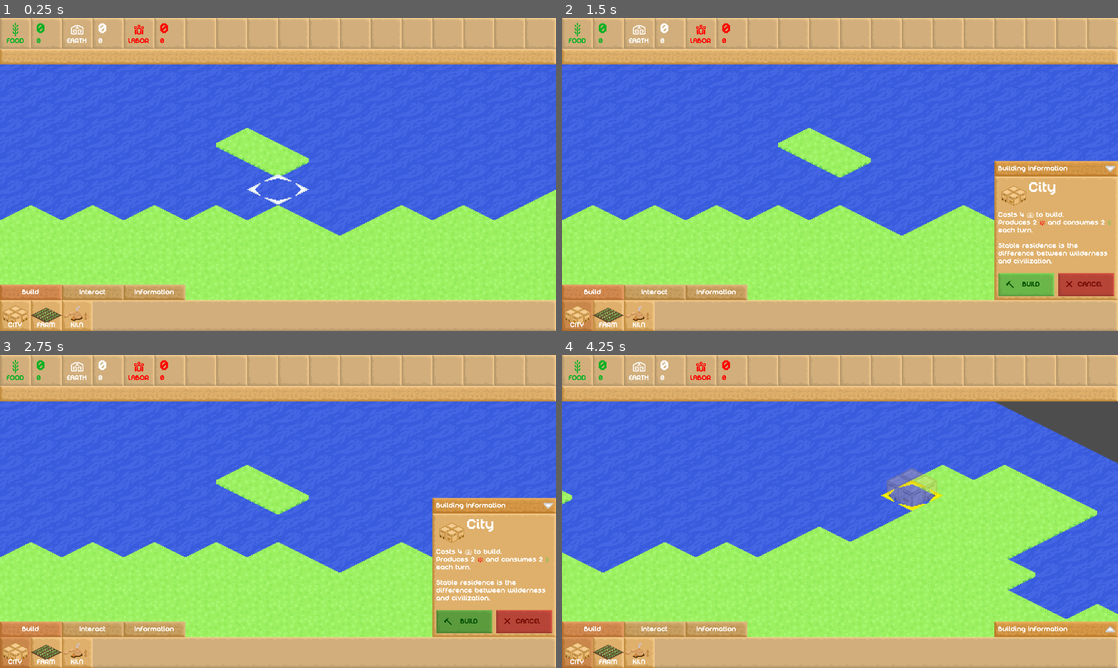
Above: before the commit, frames 1-4 (two rows, left to right).
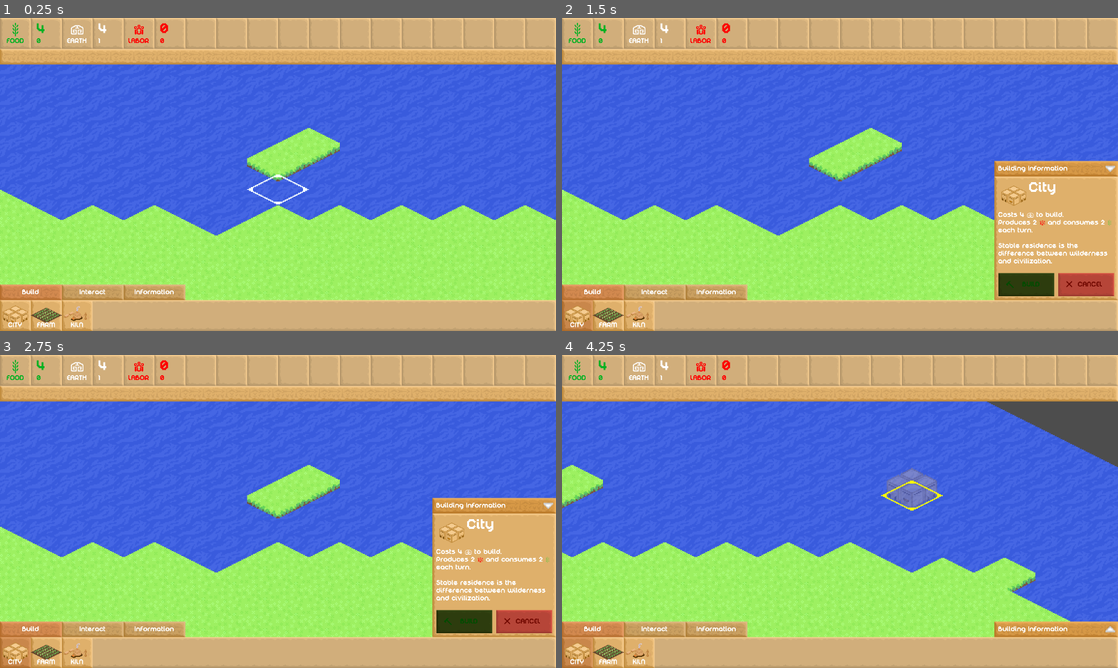
Above: after the commit, the same moments.

Repository: scoopish102/Babel
Game: Godot game, scene res://code/scenes/game.tscn
Same seed, same stepped clock (60 frames per second), same inputs: the game is played once before the commit and once after it.
Inputs (mouse positions are in pixels of both pictures, inside the frame that each line leads up to):
- Up to frame 1 (0.25 s): no input
- Up to frame 2 (1.5 s): click (595, 293) at 0.52 s; click (578, 315) at 1.27 s
- Up to frame 3 (2.75 s): click (467, 621) at 2 s, where only the run before the commit has a clickable "BUILD"
- Up to frame 4 (4.25 s): click (1112, 505) at 2.75 s; tap Enter at 3.5 s; move the mouse to (962, 495) at 3.52 s; hold Right (ui_right) from 3.53 s (still down); tap Space (ui_select) at 3.6, 3.77, 4.07 s

The runs differ from the first frame. In frame 1, 3.3% of the frame differs, in the area x 0-100%, y 1-70%; in frame 2, 3.7%; in frame 3, 3.7%; in frame 4, 11%, in the area x 0-100%, y 1-86%.
Error before the commit: Invalid access to property or key 'res' on a base object of type 'Dictionary'. (res://code/scripts/game.gd:32)

Commit message:
fixed some glitches, hooked soem signals

Diff:
--- a/code/scenes/cursor.tscn
+++ b/code/scenes/cursor.tscn
@@ -1,8 +1,9 @@
-[gd_scene load_steps=5 format=3 uid="uid://bcfbmg4eyck7n"]
+[gd_scene load_steps=6 format=3 uid="uid://bcfbmg4eyck7n"]
 
 [ext_resource type="Texture2D" uid="uid://c12vlpq5rosds" path="res://assets/graphics/ui.png" id="1_155p2"]
 [ext_resource type="Script" uid="uid://bytgmw7b4d75u" path="res://code/scripts/cursor.gd" id="1_nnlxc"]
 [ext_resource type="SpriteFrames" uid="uid://ds2lwk6c4bx85" path="res://code/resources/buildingSprites.tres" id="3_67u12"]
+[ext_resource type="Texture2D" uid="uid://c5vfq611uceik" path="res://assets/graphics/buildings.png" id="3_tsft6"]
 
 [sub_resource type="AtlasTexture" id="AtlasTexture_76byq"]
 atlas = ExtResource("1_155p2")
@@ -11,12 +12,30 @@
 [node name="Cursor" type="Node2D"]
 script = ExtResource("1_nnlxc")
 
+[node name="building" type="AnimatedSprite2D" parent="."]
+modulate = Color(1, 1, 1, 0.294118)
+z_index = 1
+y_sort_enabled = true
+scale = Vector2(2, 2)
+sprite_frames = ExtResource("3_67u12")
+animation = &"City"
+
 [node name="Sprite" type="Sprite2D" parent="."]
+z_index = 1
 scale = Vector2(2, 2)
 texture = SubResource("AtlasTexture_76byq")
 
-[node name="building" type="AnimatedSprite2D" parent="."]
-modulate = Color(1, 1, 1, 0.294118)
+[node name="spriteOverlay" type="Sprite2D" parent="."]
+modulate = Color(1, 1, 1, 0.509804)
+z_index = 3
 scale = Vector2(2, 2)
-sprite_frames = ExtResource("3_67u12")
-animation = &"City"
+texture = SubResource("AtlasTexture_76byq")
+
+[node name="overlay" type="Sprite2D" parent="."]
+visible = false
+modulate = Color(0, 0, 0, 0.0784314)
+z_index = 1
+scale = Vector2(2, 2)
+texture = ExtResource("3_tsft6")
+region_enabled = true
+region_rect = Rect2(160, 48, 64, 32)
--- a/code/scenes/customOptionButton.tscn
+++ b/code/scenes/customOptionButton.tscn
@@ -63,5 +63,5 @@
 vertical_alignment = 1
 
 [node name="Timer" type="Timer" parent="."]
-wait_time = 0.1
+wait_time = 0.25
 one_shot = true
--- a/code/scenes/game.tscn
+++ b/code/scenes/game.tscn
@@ -9,6 +9,7 @@
 script = ExtResource("1_vx8kw")
 gameSize = Vector2i(20, 20)
 noise = ExtResource("2_iabw2")
+metadata/_edit_horizontal_guides_ = [324.0]
 
 [node name="CanvasLayer" type="CanvasLayer" parent="."]
 
--- a/code/scenes/tileDisplay.tscn
+++ b/code/scenes/tileDisplay.tscn
@@ -13,6 +13,7 @@
 animation = &"Dirt"
 
 [node name="building" type="AnimatedSprite2D" parent="."]
+z_index = 2
 sprite_frames = ExtResource("3_da8dj")
 animation = &"None"
 frame_progress = 0.0164739
--- a/code/scenes/tilemapDisplay.tscn
+++ b/code/scenes/tilemapDisplay.tscn
@@ -5,11 +5,13 @@
 [ext_resource type="PackedScene" uid="uid://bcfbmg4eyck7n" path="res://code/scenes/cursor.tscn" id="3_xsebq"]
 
 [node name="tilemapDisplay" type="Node2D"]
+y_sort_enabled = true
 script = ExtResource("1_7lw31")
 tileDisplayScene = ExtResource("2_y4n5u")
 
 [node name="Cursor" parent="." instance=ExtResource("3_xsebq")]
-z_index = 999
+z_index = 1
+y_sort_enabled = true
 defaultColor = Color(0.960784, 1, 1, 1)
 selectedColor = Color(1, 1, 0, 1)
 invalidColor = Color(1, 0, 0, 1)
--- a/code/scripts/buildingScripts.gd
+++ b/code/scripts/buildingScripts.gd
@@ -1,9 +1,9 @@
 class_name BuildingScripts extends Object
 
 class Building extends Object:
-	static var cost : Dictionary
-	static var budget : Dictionary
-	static var buildingName : String
+	var cost : Dictionary[StringName, int]
+	var budget : Dictionary[StringName, int]
+	var buildingName : StringName
 
 	func _init():
 		pass
@@ -12,37 +12,36 @@
 		pass
 
 class ProductionBuilding extends Building:
-	static var workerSlots : int
+	var workerSlots : int
 	var workers : int
 
-	func update() -> Dictionary:
-		var totalBudget : Dictionary
+	func update() -> Dictionary[StringName, int]:
+		var totalBudget : Dictionary[StringName, int] = {}
 		for worker in range(self.workers):
-			totalBudget = {}
-			#totalBudget = totalBudget.merge(self.budget)
+			totalBudget = ResourceScripts.mergeTickets(totalBudget, self.budget)
 			#^^^ MERGE BUDGETS, WRITE A FUNCTION FOR THAT LATER LOL
 		return totalBudget
 
 class StationBuilding extends Building:
-	func update() -> Dictionary:
+	func update() -> Dictionary[StringName, int]:
 		return self.budget
 
 class City extends StationBuilding:
 	func _init():
-		cost = {&"Earth": -4}
-		budget = {&"Food": -2, &"Labor": 2}
-		buildingName = &"City"
+		self.cost = {&"Earth": -4}
+		self.budget = {&"Food": -2, &"Labor": 2}
+		self.buildingName = &"City"
 
 class Farm extends ProductionBuilding:
 	func _init():
-		cost = {&"Earth": -4}
-		budget = {&"Food": 2, &"Labor": -1}
-		buildingName = &"Farm"
-		workerSlots = 2
+		self.cost = {&"Earth": -4}
+		self.budget = {&"Food": 2, &"Labor": -1}
+		self.buildingName = &"Farm"
+		self.workerSlots = 2
 
 class Kiln extends ProductionBuilding:
 	func _init():
-		cost = {&"Earth": -4}
-		budget = {&"Earth": 1, &"Labor": -1}
-		buildingName = &"Kiln"
-		workerSlots = 2
+		self.cost = {&"Earth": -4}
+		self.budget = {&"Earth": 1, &"Labor": -1}
+		self.buildingName = &"Kiln"
+		self.workerSlots = 2
--- a/code/scripts/cursor.gd
+++ b/code/scripts/cursor.gd
@@ -1,6 +1,8 @@
 class_name Cursor extends Node2D
 
 @onready var sprite := $Sprite
+@onready var overlay := $overlay
+@onready var spriteOverlay := $spriteOverlay
 @onready var building := $building
 var tile : Vector2i = Vector2i.ZERO
 var tileDisplay : Vector2i = Vector2i.ZERO
@@ -18,7 +20,9 @@
 func set_selected(selected: bool):
 	self.selected = selected
 
-func process(pos: Vector2, outOfBounds: bool):
+func process(pos: Vector2, outOfBounds: bool, z: int):
+	#sprite.z_index = z + 1
+	#overlay.z_index = z + 3
 	self.outOfBounds = outOfBounds
 	if self.outOfBounds:
 		visible = false
@@ -27,11 +31,16 @@
 	self.global_position = pos
 	if selected:
 		sprite.modulate = selectedColor
+		spriteOverlay.modulate = selectedColor
+		spriteOverlay.modulate.a = 0.5
 	else:
 		sprite.modulate = defaultColor
+		spriteOverlay.modulate = defaultColor
+		spriteOverlay.modulate.a = 0.5
 
 func _unhandled_input(event):
 	if not self.outOfBounds and event.is_action_released("ui_select"):
 		self.selected = not self.selected
-		print(self.tile)
+		#print(self.tile)
+		#print(self.tile.x + self.tile.y * Global.mapSize.x)
 	pass
--- a/code/scripts/game.gd
+++ b/code/scripts/game.gd
@@ -9,7 +9,7 @@
 var tilemap : GameTilemap
 
 class Player:
-	var resources : Dictionary
+	var resources : Dictionary[StringName, ResourceScripts.RResource]
 	var score : int
 
 	func _init():
@@ -20,19 +20,32 @@
 			&"Labor": ResourceScripts.RResource.new(&"Labor", 0, true)}
 		self.score = 0
 
-	func redeemCost(ticket: Dictionary):
-		for resource in ticket.res:
-			if resource in self.res: self.res[resource].addAmount(ticket.res[resource])
+	func redeemCost(ticket: Dictionary[StringName, int]):
+		for resource in ticket.keys():
+			if resource in self.resources.keys(): self.resources[resource].addAmount(ticket[resource])
 
-	func redeemBudget(ticket: Dictionary):
-		for resource in ticket.res:
-			if resource in self.res: self.res[resource].change += ticket.res[resource]
+	func redeemBudget(ticket: Dictionary[StringName, int]):
+		for resource in ticket.keys():
+			if resource in self.resources.keys(): self.resources[resource].addChange(ticket[resource])
 
-	func canBeRedeemed(ticket: Dictionary) -> bool:
-		for resource in ticket.res:
-			print(resource)
-			if not (self.resources[resource].amount + ticket.res[resource] >= 0): return false
+	func canBeRedeemed(ticket: Dictionary[StringName, int]) -> bool:
+		for resource in ticket.keys():
+			#print(resource)
+			if not (self.resources[resource].getAmount() + ticket[resource] >= 0): return false
 		return true
+
+	func compileBuildingBudgets(buildingMap: Array[BuildingScripts.Building]) -> Dictionary[StringName, int]:
+		var finalBudget: Dictionary[StringName, int] = {}
+		for building in buildingMap:
+			if not building == null:
+				finalBudget = ResourceScripts.mergeTickets(finalBudget, building.update())
+		return finalBudget
+
+	func process(buildingMap: Array[BuildingScripts.Building]):
+		for res in self.resources.keys():
+			self.resources[res].change = 0
+		var buildingBudget : Dictionary[StringName, int] = compileBuildingBudgets(buildingMap)
+		redeemBudget(buildingBudget)
 
 	func update():
 		for resource in self.res:
@@ -46,22 +59,32 @@
 	tilemap = GameTilemap.new(gameSize)
 	tilemap.generateWorld(noise)
 	tilemapDisplay.start(tilemap)
-	print(player.resources)
+	#print(player.resources)
 	#ui.updateCursor.connect(updateCursorDisplay)
 	#ui.cursorSelect.connect(tilemapDisplay.cursor.set_selected)
+	#print(ResourceScripts.mergeTickets({&"A": 2, &"B": -2}, {&"A": 2, &"C": 2}))
 
 func _process(delta):
 	tilemapDisplay.process(delta, tilemap, get_global_mouse_position())
 	ui.process(player, tilemapDisplay.cursor.tile, tilemapDisplay.cursor.selected)
+	player.process(tilemap.buildingMap)
+	if Input.is_action_just_pressed("ui_debug"): pass
+		#var tileAtMouse = tilemapDisplay.screenPositionToTileCoordinates(get_global_mouse_position())
+		#print(tileAtMouse)
+		#print(tilemap.terrainMap[tileAtMouse.x + tileAtMouse.y * tilemap.mapSize.x])
+		#if tilemapDisplay.checkCoordsOutOfBounds(tilemap, tileAtMouse): print("abc")
+		#print(tilemapDisplay.cursor.tile.x + tilemapDisplay.cursor.tile.y * tilemap.mapSize.x)
+		#print(tilemap.buildingMap[tilemapDisplay.cursor.tile.x + tilemapDisplay.cursor.tile.y * Global.mapSize.x].buildingName)
 
 func updateCursorDisplay(buildingType: StringName):
 	tilemapDisplay.cursor.building.set_animation(buildingType)
 
 func updateBuildingAtCursor(building: BuildingScripts.Building):
-	tilemap.buildingMap[tilemapDisplay.cursor.tile.x + tilemapDisplay.cursor.tile.y * Global.mapSize.x] = building
+	tilemap.buildingMap[tilemapDisplay.cursor.tile.x + tilemapDisplay.cursor.tile.y * tilemap.mapSize.x] = building
+	#print(tilemap.buildingMap[tilemapDisplay.cursor.tile.x + tilemapDisplay.cursor.tile.y * Global.mapSize.x])
 
 func updateTileAtCursor(tile: GameTilemap.Terrain):
-	tilemap.tileMap[tilemapDisplay.cursor.tile.x + tilemapDisplay.cursor.tile.y * Global.mapSize.x] =  tile
+	tilemap.tileMap[tilemapDisplay.cursor.tile.x + tilemapDisplay.cursor.tile.y * tilemap.mapSize.x] =  tile
 
 func attemptPlaceTile(tile: GameTilemap.Terrain): pass
 
@@ -82,6 +105,6 @@
 	#print(cursorSelected, cost.canBeRedeemed(player.resources))
 	#print(player.canBeRedeemed(cost))
 	player.canBeRedeemed(cost)
-	ui.infoBox.build.disabled = false#(not cursorSelected) or (not cost.canBeRedeemed(player.resources))
+	ui.infoBox.build.disabled = (not cursorSelected) or (not player.canBeRedeemed(cost))
 	building.call_deferred("free")
 	#ui.infoBox.cancel.disabled = (not cursorSelected)
--- a/code/scripts/resourceScripts.gd
+++ b/code/scripts/resourceScripts.gd
@@ -6,19 +6,31 @@
 	var change : int
 	var isBudget : bool
 
-	func _init(_name: String, _amount: int = 0, _isBudget: bool=false):
+	func _init(name: String, amount: int = 0, isBudget: bool=false):
 		self.name = name
 		self.amount = amount
 		self.change = 0
 		self.isBudget = isBudget
 
-	func addAmount(_amount: int):
+	func addAmount(amount: int):
 		self.amount += amount
 		self.boundAmounts()
 
-	func setAmount(_amount: int):
+	func addChange(change: int):
+		self.change += change
+
+	func setAmount(amount: int):
 		self.amount = amount
 		self.boundAmounts()
+
+	func setChange(change: int):
+		self.change = change
+
+	func getAmount() -> int:
+		return self.amount
+
+	func getChange() -> int:
+		return self.change
 
 	func boundAmounts(debug=false):
 		if self.amount > 0:
@@ -29,6 +41,17 @@
 		if self.isBudget: self.amount = 0
 		self.amount += self.change
 		self.boundAmounts()
+
+static func mergeTickets(ticket1: Dictionary[StringName, int], ticket2: Dictionary[StringName, int]) -> Dictionary[StringName, int]:
+	var result : Dictionary[StringName, int]
+	for res in ticket1.keys():
+		if not res in result.keys(): result[res] = 0
+		result[res] += ticket1[res]
+	for res in ticket2.keys():
+		if not res in result.keys(): result[res] = 0
+		result[res] += ticket2[res]
+	#print(result)
+	return result
 
 """class RResourceTicket extends Object:
 	var res : Dictionary
--- a/code/scripts/tileDisplay.gd
+++ b/code/scripts/tileDisplay.gd
@@ -14,6 +14,7 @@
 func updateDisplay(_terrain, _building):
 	self.terrain = _terrain
 	self.building = _building
+	#if self.building != null: print("bananana")
 	updateSprite()
 
 func updateSprite(outOfBounds: bool = false):
@@ -34,15 +35,9 @@
 			terrainDisplay.set_animation(&"Dirt")
 		GameTilemap.Terrain.PLATFORM:
 			terrainDisplay.set_animation(&"Platform")
-	match typeof(self.building):
-		null:
-			buildingDisplay.set_animation(&"None")
-		BuildingScripts.City:
-			buildingDisplay.set_animation(&"City")
-		BuildingScripts.Farm:
-			buildingDisplay.set_animation(&"Farm")
-		BuildingScripts.Kiln:
-			buildingDisplay.set_animation(&"Kiln")
+	if self.building == null: buildingDisplay.set_animation(&"None")
+	else:
+		buildingDisplay.set_animation(self.building.buildingName)
 
 func outOfBoundsDisplay():
 	self.terrain = GameTilemap.Terrain.NONE
@@ -53,5 +48,6 @@
 	position = Vector2((mapPosition.x-mapPosition.y) * Global.tileSize.x/2,
 			(mapPosition.x + mapPosition.y) * Global.tileSize.y/2)
 	position.y -= Global.mapSize.y * Global.tileSize.y / 2
-	@warning_ignore("narrowing_conversion")
-	z_index = position.y*2
+	#@warning_ignore("narrowing_conversion")
+	#z_index = position.y*2
+	#buildingDisplay.z_index = z_index + 2
--- a/code/scripts/tilemap.gd
+++ b/code/scripts/tilemap.gd
@@ -10,8 +10,8 @@
 
 func _init(size : Vector2i):
 	mapSize = size
-	for x in range(mapSize.x):
-		for y in range(mapSize.y):
+	for y in range(mapSize.y):
+		for x in range(mapSize.x):
 			#The tilemap is arranged so that the first to the last value corresponds
 			#to left to right, up to down in the tilemap's display ingame. Thus
 			#x values increase the index incrementally while y values increase it
@@ -28,9 +28,18 @@
 	var temp = 0
 	var dist = 0
 	var randomOffset = Vector2i(randi()%1000, randi()%1000)
-	for x in range(mapSize.x):
-		for y in range(mapSize.y):
+	for y in range(mapSize.y):
+		for x in range(mapSize.x):
 			dist = floor(sqrt((x-center.x)**2 + (y-center.y)**2))
 			temp = noise.get_noise_2dv(Vector2i(x, y) + randomOffset)
-			if dist + temp*10 < rad: terrainMap[x*mapSize.y+y] = Terrain.GRASS
-			else: terrainMap[x*mapSize.y+y] = Terrain.WATER
+			if dist + temp*10 < rad: terrainMap[y*mapSize.x+x] = Terrain.GRASS
+			else: terrainMap[y*mapSize.x+x] = Terrain.WATER
+	buildingMap[center.y*mapSize.x+center.x] = BuildingScripts.City.new()
+	buildingMap[center.y*mapSize.x+center.x-1] = BuildingScripts.Farm.new()
+	buildingMap[(center.y+1)*mapSize.x+center.x] = BuildingScripts.Kiln.new()
+	buildingMap[(center.y+1)*mapSize.x+center.x].workers = 1
+	buildingMap[center.y*mapSize.x+center.x-1].workers = 1
+	print(center.y*mapSize.x+center.x)
+	#print(buildingMap[center.y*mapSize.x+center.x].update())
+	#print(buildingMap[(center.y+1)*mapSize.x+center.x].update())
+	#print(ResourceScripts.mergeTickets(buildingMap[center.y*mapSize.x+center.x].update(), buildingMap[(center.y+1)*mapSize.x+center.x].update()))
--- a/code/scripts/tilemapDisplay.gd
+++ b/code/scripts/tilemapDisplay.gd
@@ -27,20 +27,22 @@
 	minPos = Vector2(-((tileMap.mapSize.x)*Global.tileSize.x-tileMap.mapSize.y*Global.tileSize.y), -Global.mapSize.y*Global.tileSize.y/2)
 	maxPos = Vector2(((tileMap.mapSize.x)*Global.tileSize.x-tileMap.mapSize.y*Global.tileSize.y), ((tileMap.mapSize.x)*Global.tileSize.x-tileMap.mapSize.y*Global.tileSize.y)-Global.mapSize.y*Global.tileSize.y/2)
 	origin = Vector2((maxPos.x+minPos.x)/2, (maxPos.y+minPos.y)/2)
+	cameraPosition = Vector2.ZERO #origin
 
 func updatePosition(tileMap : GameTilemap):
-	for x in range(Global.mapSize.x):
-		for y in range(Global.mapSize.y):
+	for y in range(Global.mapSize.y):
+		for x in range(Global.mapSize.x):
 			var tileDisplay = tileDisplayMap[x+y*Global.mapSize.x]
 			tileDisplay.mapPosition = Vector2(x, y)
 			tileDisplay.mapPosition -= Vector2((cameraPosition.x / Global.tileSize.x) + (cameraPosition.y / Global.tileSize.y),
 					(cameraPosition.y / Global.tileSize.y) - (cameraPosition.x / Global.tileSize.x))
 			tileDisplay.mapPosition = Vector2(fposmod(tileDisplay.mapPosition.x, Global.mapSize.x),
 					fposmod(tileDisplay.mapPosition.y, Global.mapSize.y))
-			var relativeTilePosition = Vector2((tileDisplay.mapPosition.x),(tileDisplay.mapPosition.y))
+			var relativeTilePosition = tileDisplayPosToTileCoordinates(tileDisplay.mapPosition)
+			"""Vector2((tileDisplay.mapPosition.x),(tileDisplay.mapPosition.y))
 			relativeTilePosition += Vector2((cameraPosition.x / Global.tileSize.x) + (cameraPosition.y / Global.tileSize.y),
 					(cameraPosition.y / Global.tileSize.y) - (cameraPosition.x / Global.tileSize.x))
-			relativeTilePosition = floor(relativeTilePosition)
+			relativeTilePosition = floor(relativeTilePosition)"""
 			#if x == 0 and y == 0: print(relativeTilePosition)
 			if checkCoordsOutOfBounds(tileMap, relativeTilePosition):
 				tileDisplay.outOfBoundsDisplay()
@@ -59,10 +61,10 @@
 
 func screenPositionToTileCoordinates(pos: Vector2) -> Vector2:
 	var tileCoords = screenPositionToTileDisplayCoordinates(pos)
-	tileCoords = tileDisplayToTileCoordinates(tileCoords)
+	tileCoords = tileDisplayPosToTileCoordinates(tileCoords)
 	return tileCoords
 
-func tileDisplayToTileCoordinates(coords: Vector2) -> Vector2:
+func tileDisplayPosToTileCoordinates(coords: Vector2) -> Vector2:
 	var tileCoords = coords
 	tileCoords = Vector2((tileCoords.x),(tileCoords.y))
 	tileCoords += Vector2((cameraPosition.x / Global.tileSize.x) + (cameraPosition.y / Global.tileSize.y),
@@ -134,16 +136,26 @@
 	cameraPosition = floor(cameraPosition)
 	#print(cameraPosition)
 	updatePosition(tileMap)
+
+
 	if not cursor.selected:
 		cursor.tile = screenPositionToTileCoordinates(mousePos)
 		cursor.tileDisplay = screenPositionToTileDisplayCoordinates(mousePos + Vector2(cameraPosition))
 		if cursor.tileDisplay.x + cursor.tileDisplay.y*Global.mapSize.x > len(tileDisplayMap) or cursor.tileDisplay.x + cursor.tileDisplay.y*Global.mapSize.x < 0:
-			cursor.process(Vector2(0, 0), true)
-		else: cursor.process(tileDisplayMap[cursor.tileDisplay.x + cursor.tileDisplay.y*Global.mapSize.x].global_position, checkCoordsOutOfBounds(tileMap, cursor.tile))
+			cursor.process(Vector2(0, 0), true, 1)
+		else: cursor.process(tileDisplayMap[cursor.tileDisplay.x + cursor.tileDisplay.y*Global.mapSize.x].global_position,
+				checkCoordsOutOfBounds(tileMap, cursor.tile),
+				tileDisplayMap[cursor.tileDisplay.x + cursor.tileDisplay.y*Global.mapSize.x].z_index)
 	else:
 		if cursor.tileDisplay.x + cursor.tileDisplay.y*Global.mapSize.x > len(tileDisplayMap) or cursor.tileDisplay.x + cursor.tileDisplay.y*Global.mapSize.x < 0:
 			cursor.selected = false
 			return
 		else:
-			cursor.process(tileDisplayMap[cursor.tileDisplay.x + cursor.tileDisplay.y*Global.mapSize.x].global_position, checkCoordsOutOfBounds(tileMap, cursor.tile))
+			cursor.process(tileDisplayMap[cursor.tileDisplay.x + cursor.tileDisplay.y*Global.mapSize.x].global_position,
+					checkCoordsOutOfBounds(tileMap, cursor.tile),
+					tileDisplayMap[cursor.tileDisplay.x + cursor.tileDisplay.y*Global.mapSize.x].z_index)
 			#print(tileMap.buildingMap[cursor.tile.x + cursor.tile.y*Global.mapSize.x])
+	if (cursor.global_position.x > Global.cameraSize.x/2 or cursor.global_position.y > Global.cameraSize.y/2
+			or cursor.global_position.x < -Global.cameraSize.x/2 or cursor.global_position.y < -Global.cameraSize.y/2):
+		#print("okala")
+		cursor.selected = false
--- a/code/scripts/ui.gd
+++ b/code/scripts/ui.gd
@@ -31,10 +31,10 @@
 }
 
 func process(player: Game.Player, cursorCoords: Vector2, cursorSelected: bool):
-	resources.get_child(0).setLabels(player.resources["Food"].amount, player.resources["Food"].change)
-	resources.get_child(1).setLabels(player.resources["Earth"].amount, player.resources["Earth"].change)
+	resources.get_child(0).setLabels(player.resources[&"Food"].amount, player.resources[&"Food"].change)
+	resources.get_child(1).setLabels(player.resources[&"Earth"].amount, player.resources[&"Earth"].change)
 	#resources.get_child(2).setLabels(player.resources["Bronze"].amount, player.resources["Bronze"].change)
-	resources.get_child(2).setLabels(player.resources["Labor"].amount, player.resources["Labor"].change)
+	resources.get_child(2).setLabels(player.resources[&"Labor"].amount, player.resources[&"Labor"].change)
 	for i in range(len(tabBar.get_children())):
 		if tabBar.get_child(i).process(i as OptionMode == tabSelected):
 			tabSelected = i as OptionMode
@@ -112,8 +112,8 @@
 		&"City": building = BuildingScripts.City.new()
 		&"Farm": building = BuildingScripts.Farm.new()
 		&"Kiln": building = BuildingScripts.Kiln.new()
-	cursorSelect.emit(false)
 	attemptPlaceBuilding.emit(building)
+	#cursorSelect.emit(false)
 
 func infoBoxCancelPressed():
 	optionSelected = -1
Binary file changed: assets/graphics/terrains.png
Binary file changed: assets/graphics/ui.png
